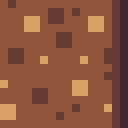
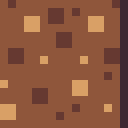
Revision of a layered 128×128 image; what changed, layer by layer:
added layer "Calque Copié #1" above "Calque Copié" over [112, 8, 120, 128]
painted on "Calque Copié" over [112, 8, 120, 128]
